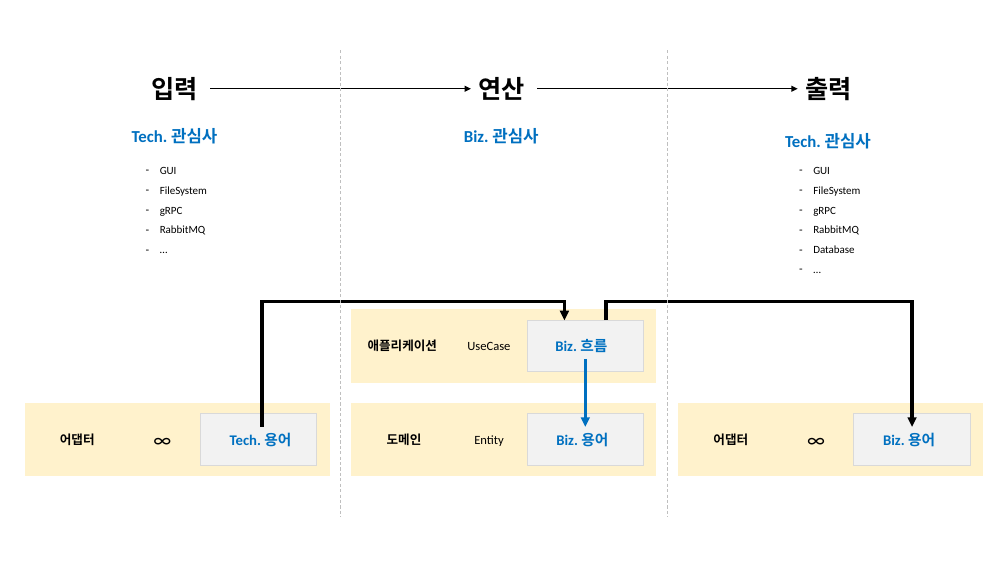
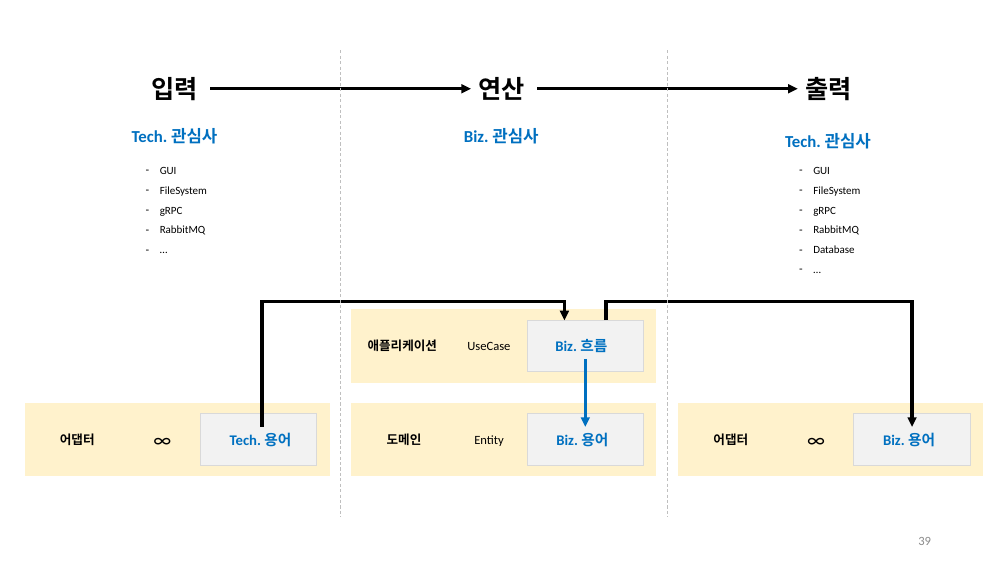
Before and after one commit to hhko/ArchDdd, a slide deck: slide 39 of README.pptx (slide 38 before the commit). Drawn at 1008x567 pixels with LibreOffice and Linux fonts; fonts in the diff are those of the drawing. Boxes give left, top, right and bottom in pixels: in the first picture for what was removed or moved away, otherwise in the second. Text is boxed around its words. In the diff, an @@ line names an element or a change of style, - is before the commit and + after.

```diff
--- a/README.pptx
+++ b/README.pptx
@@ arrow (210, 88) - (471, 88): stroke #000000 1 pt to #000000 3 pt @@
@@ arrow (537, 88) - (798, 88): stroke #000000 1 pt to #000000 3 pt @@
@@ page number added at [918,537,931,545], 12 pt, text #8C8C8C @@
+39
```
Also in this commit, not shown: 55 other slides changed, 3 slides added, 1 slide removed, 3 other files.
